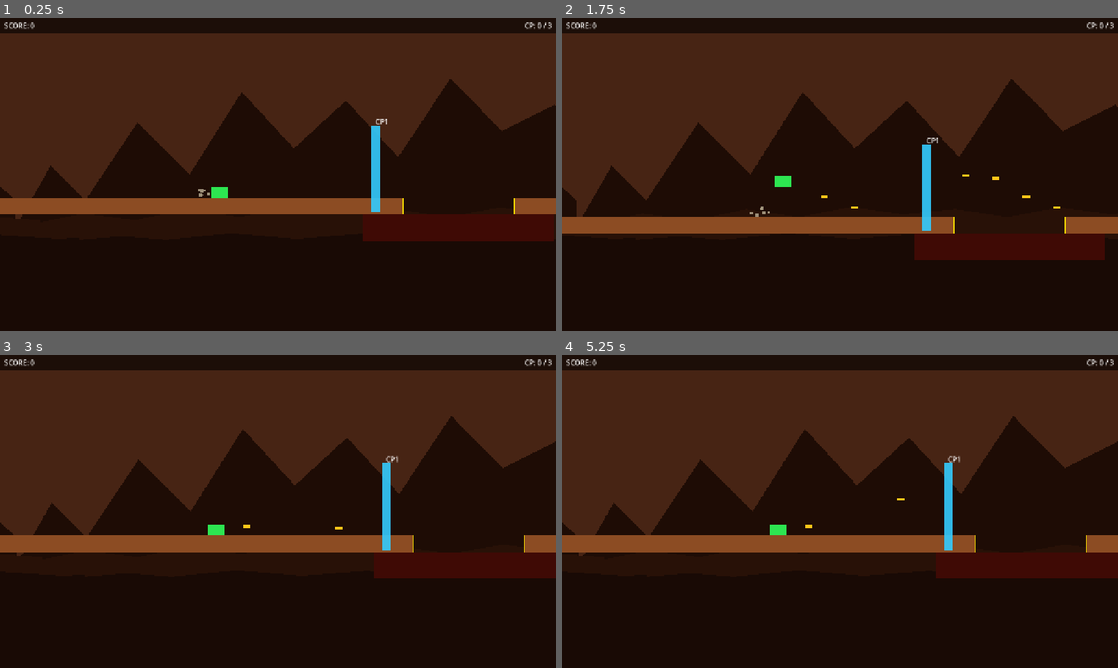
Above: before the commit, frames 1-4 (two rows, left to right).
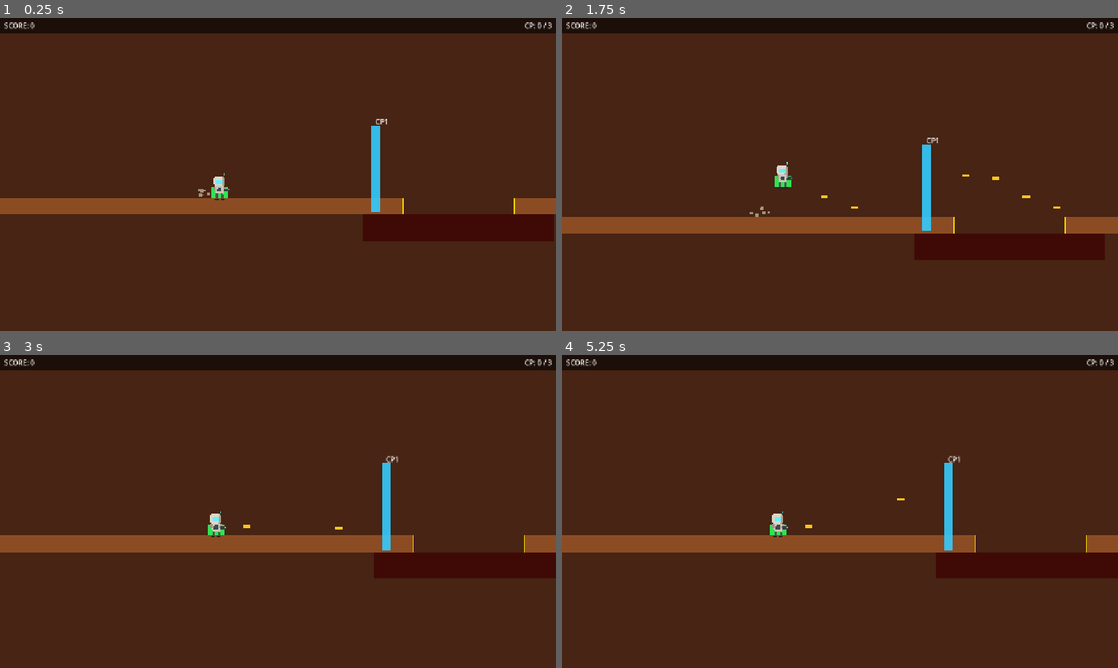
Above: after the commit, the same moments.

Repository: NGKsSystems/NGKs_Crater_Wardens-
Game: Godot game, scene res://scenes/level/test_lane.tscn
The game is run twice, just before and just after one commit, with the same random seed, the same clock (stepped at 60 frames per second) and the same inputs.
Inputs:
- Up to frame 1 (0.25 s): no input
- Up to frame 2 (1.75 s): tap Enter at 0.5 s; hold Z (fire_forward) from 0.53 s (still down); tap R at 0.6, 1.35 s; tap Space (jump) at 0.77, 1.52 s
- Up to frame 3 (3 s): release Z (fire_forward) at 2.03 s; tap R at 2.1, 2.85 s; hold Z (fire_forward) from 2.78 s (still down)
- Up to frame 4 (5.25 s): tap Space (jump) at 3.02, 3.77, 4.52 s; tap R at 3.6, 4.35, 5.1 s; release Z (fire_forward) at 4.28 s; hold Z (fire_forward) from 5.03 s (still down)

The runs differ from the first frame. In frame 1, 54% of the frame differs, in the area x 0-100%, y 19-100%; in frame 2, 54%; in frame 3, 54%; in frame 4, 54%.

Commit message:
Phase 12: Visual identity implementation — Maxwell, MarsBackground, rover/level integration

Diff:
--- /dev/null
+++ b/_proof/phase12_visual_identity_implementation_20260324_110000/00_run_manifest.json
@@ -0,0 +1,8 @@
+{
+  "phase": "12",
+  "name": "visual_identity_implementation",
+  "date": "2026-03-24",
+  "objective": "Implement Maxwell visual scene, MarsBackground scene, integrate into rover and all 3 levels",
+  "scope": "visual-only",
+  "docs_read": ["docs/V1_scope_lock.md","docs/build_plan.md","docs/control_scheme.md","docs/performance_budget.md","docs/test_checklist.md","README.md"]
+}
--- /dev/null
+++ b/scenes/environment/MarsBackground.tscn
@@ -0,0 +1,216 @@
+[gd_scene load_steps=2 format=3]
+
+[ext_resource type="Script" path="res://scripts/environment/mars_background.gd" id="1"]
+
+[node name="MarsBackground" type="ParallaxBackground"]
+script = ExtResource("1")
+scroll_base_scale = Vector2(1, 1)
+
+[node name="SkyLayer" type="ParallaxLayer" parent="."]
+motion_scale = Vector2(0.02, 0.0)
+
+[node name="SkyRect" type="ColorRect" parent="SkyLayer"]
+offset_left = -8000.0
+offset_top = -2000.0
+offset_right = 8000.0
+offset_bottom = 2000.0
+color = Color(0.76, 0.41, 0.23, 1)
+
+[node name="UpperHaze" type="Polygon2D" parent="SkyLayer"]
+color = Color(0.86, 0.56, 0.33, 0.38)
+polygon = PackedVector2Array(-8000, -900, 8000, -900, 8000, -320, -8000, -520)
+
+[node name="DustBand" type="Polygon2D" parent="SkyLayer"]
+color = Color(0.57, 0.22, 0.14, 0.24)
+polygon = PackedVector2Array(-8000, -80, 8000, -120, 8000, 160, -8000, 110)
+
+[node name="SunGlow" type="Polygon2D" parent="SkyLayer"]
+position = Vector2(2500, -250)
+color = Color(1, 0.74, 0.42, 0.22)
+polygon = PackedVector2Array(-180, 0, -120, -120, 0, -180, 120, -120, 180, 0, 120, 120, 0, 180, -120, 120)
+
+[node name="FarMountains" type="ParallaxLayer" parent="."]
+motion_scale = Vector2(0.08, 0.0)
+
+[node name="FarMountainRangeA" type="Polygon2D" parent="FarMountains"]
+color = Color(0.39, 0.16, 0.13, 1)
+polygon = PackedVector2Array(
+-8000, 320,
+-7600, 250,
+-7200, 300,
+-6800, 210,
+-6400, 330,
+-6000, 250,
+-5600, 280,
+-5200, 190,
+-4800, 340,
+-4400, 270,
+-4000, 315,
+-3600, 200,
+-3200, 300,
+-2800, 240,
+-2400, 350,
+-2000, 230,
+-1600, 285,
+-1200, 200,
+-800, 300,
+-400, 255,
+0, 335,
+400, 230,
+800, 315,
+1200, 215,
+1600, 340,
+2000, 245,
+2400, 300,
+2800, 225,
+3200, 335,
+3600, 255,
+4000, 310,
+4400, 200,
+4800, 320,
+5200, 240,
+5600, 300,
+6000, 220,
+6400, 350,
+6800, 245,
+7200, 305,
+7600, 215,
+8000, 340,
+8000, 900,
+-8000, 900
+)
+
+[node name="FarMountainRangeB" type="Polygon2D" parent="FarMountains"]
+position = Vector2(0, 70)
+color = Color(0.48, 0.22, 0.17, 0.78)
+polygon = PackedVector2Array(
+-8000, 320,
+-7500, 290,
+-7000, 350,
+-6500, 270,
+-6000, 360,
+-5500, 280,
+-5000, 340,
+-4500, 260,
+-4000, 355,
+-3500, 280,
+-3000, 335,
+-2500, 260,
+-2000, 350,
+-1500, 285,
+-1000, 340,
+-500, 270,
+0, 360,
+500, 290,
+1000, 345,
+1500, 265,
+2000, 350,
+2500, 275,
+3000, 335,
+3500, 285,
+4000, 355,
+4500, 270,
+5000, 340,
+5500, 280,
+6000, 360,
+6500, 285,
+7000, 345,
+7500, 270,
+8000, 350,
+8000, 900,
+-8000, 900
+)
+
+[node name="MidRocks" type="ParallaxLayer" parent="."]
+motion_scale = Vector2(0.18, 0.0)
+
+[node name="MidRockA" type="Polygon2D" parent="MidRocks"]
+position = Vector2(600, 455)
+color = Color(0.29, 0.16, 0.13, 1)
+polygon = PackedVector2Array(-180, 85, -150, 10, -110, -35, -35, -70, 25, -80, 95, -50, 145, 5, 185, 80)
+
+[node name="MidRockB" type="Polygon2D" parent="MidRocks"]
+position = Vector2(1850, 470)
+color = Color(0.35, 0.19, 0.15, 1)
+polygon = PackedVector2Array(-160, 70, -110, 5, -70, -30, 0, -62, 80, -45, 125, 0, 160, 70)
+
+[node name="MidRockC" type="Polygon2D" parent="MidRocks"]
+position = Vector2(3300, 465)
+color = Color(0.26, 0.15, 0.12, 1)
+polygon = PackedVector2Array(-220, 90, -180, 20, -135, -20, -55, -65, 25, -85, 120, -35, 170, 10, 220, 90)
+
+[node name="MidRockD" type="Polygon2D" parent="MidRocks"]
+position = Vector2(5100, 475)
+color = Color(0.33, 0.18, 0.14, 1)
+polygon = PackedVector2Array(-150, 65, -95, 5, -45, -25, 25, -50, 85, -28, 130, 10, 160, 65)
+
+[node name="Structures" type="ParallaxLayer" parent="."]
+motion_scale = Vector2(0.28, 0.0)
+
+[node name="TowerA" type="Polygon2D" parent="Structures"]
+position = Vector2(1100, 430)
+color = Color(0.15, 0.13, 0.13, 0.95)
+polygon = PackedVector2Array(-14, 130, -14, -40, 14, -40, 14, 130)
+
+[node name="TowerAArm" type="Polygon2D" parent="Structures"]
+position = Vector2(1100, 360)
+color = Color(0.19, 0.17, 0.17, 0.95)
+polygon = PackedVector2Array(-8, -6, 54, -6, 54, 6, -8, 6)
+
+[node name="TowerADish" type="Polygon2D" parent="Structures"]
+position = Vector2(1158, 358)
+color = Color(0.28, 0.85, 0.92, 0.65)
+polygon = PackedVector2Array(-10, -8, 10, -8, 16, 0, 10, 8, -10, 8, -16, 0)
+
+[node name="TowerB" type="Polygon2D" parent="Structures"]
+position = Vector2(2900, 445)
+color = Color(0.12, 0.11, 0.11, 0.92)
+polygon = PackedVector2Array(-18, 115, -18, -60, 18, -60, 18, 115)
+
+[node name="TowerBTop" type="Polygon2D" parent="Structures"]
+position = Vector2(2900, 382)
+color = Color(0.22, 0.2, 0.2, 0.92)
+polygon = PackedVector2Array(-26, -8, 26, -8, 30, 8, -30, 8)
+
+[node name="PipeRun" type="Polygon2D" parent="Structures"]
+position = Vector2(4100, 520)
+color = Color(0.14, 0.13, 0.13, 0.95)
+polygon = PackedVector2Array(-320, -10, 320, -10, 320, 10, -320, 10)
+
+[node name="PipeSupportA" type="Polygon2D" parent="Structures"]
+position = Vector2(3920, 500)
+color = Color(0.18, 0.17, 0.17, 0.95)
+polygon = PackedVector2Array(-8, -40, 8, -40, 8, 20, -8, 20)
+
+[node name="PipeSupportB" type="Polygon2D" parent="Structures"]
+position = Vector2(4280, 500)
+color = Color(0.18, 0.17, 0.17, 0.95)
+polygon = PackedVector2Array(-8, -40, 8, -40, 8, 20, -8, 20)
+
+[node name="NearDust" type="ParallaxLayer" parent="."]
+motion_scale = Vector2(0.42, 0.0)
+
+[node name="ForegroundRidgeA" type="Polygon2D" parent="NearDust"]
+position = Vector2(700, 585)
+color = Color(0.23, 0.11, 0.1, 0.92)
+polygon = PackedVector2Array(-420, 60, -350, 20, -260, 5, -180, -20, -80, -10, 0, -40, 90, -10, 190, 10, 280, 0, 360, 20, 430, 60)
+
+[node name="ForegroundRidgeB" type="Polygon2D" parent="NearDust"]
+position = Vector2(2500, 600)
+color = Color(0.19, 0.1, 0.09, 0.95)
+polygon = PackedVector2Array(-500, 70, -390, 10, -280, -10, -170, 15, -50, -25, 60, -5, 150, -35, 260, -10, 360, 0, 440, 22, 520, 70)
+
+[node name="ForegroundRidgeC" type="Polygon2D" parent="NearDust"]
+position = Vector2(4450, 590)
+color = Color(0.24, 0.12, 0.1, 0.94)
+polygon = PackedVector2Array(-460, 65, -340, 10, -230, -8, -110, -20, 10, 0, 100, -30, 220, -8, 330, 12, 430, 25, 490, 65)
+
+[node name="DustStreakA" type="Polygon2D" parent="NearDust"]
+position = Vector2(1400, 560)
+color = Color(0.72, 0.34, 0.21, 0.18)
+polygon = PackedVector2Array(-180, -10, 180, -18, 180, 10, -180, 18)
+
+[node name="DustStreakB" type="Polygon2D" parent="NearDust"]
+position = Vector2(3600, 548)
+color = Color(0.82, 0.42, 0.23, 0.14)
+polygon = PackedVector2Array(-220, -8, 220, -16, 220, 12, -220, 18)
--- a/scenes/level/test_lane.tscn
+++ b/scenes/level/test_lane.tscn
@@ -30,7 +30,7 @@
 [ext_resource type="Script"      path="res://scripts/level/stage_controller.gd"   id="9"]
 [ext_resource type="PackedScene" path="res://scenes/level/checkpoint_marker.tscn" id="10"]
 [ext_resource type="PackedScene" path="res://scenes/ui/hud.tscn"                   id="11"]
-[ext_resource type="PackedScene" path="res://scenes/environment/mars_background.tscn" id="12"]
+[ext_resource type="PackedScene" path="res://scenes/environment/MarsBackground.tscn" id="12"]
 
 [sub_resource type="RectangleShape2D" id="ShapeGL"]
 size = Vector2(960, 40)
@@ -55,6 +55,7 @@
 
 [node name="HUD" parent="." instance=ExtResource("11")]
 [node name="MarsBackground" parent="." instance=ExtResource("12")]
+camera_path = NodePath("../Rover/Camera2D")
 
 [node name="SkyLayer" type="CanvasLayer" parent="."]
 layer = -10
--- a/scenes/level/test_lane_2.tscn
+++ b/scenes/level/test_lane_2.tscn
@@ -31,7 +31,7 @@
 [ext_resource type="Script"      path="res://scripts/level/stage_controller.gd"   id="8"]
 [ext_resource type="PackedScene" path="res://scenes/level/checkpoint_marker.tscn"  id="9"]
 [ext_resource type="PackedScene" path="res://scenes/ui/hud.tscn"                   id="10"]
-[ext_resource type="PackedScene" path="res://scenes/environment/mars_background.tscn" id="11"]
+[ext_resource type="PackedScene" path="res://scenes/environment/MarsBackground.tscn" id="11"]
 
 [sub_resource type="RectangleShape2D" id="ShapeG2L"]
 size = Vector2(2300, 40)
@@ -53,6 +53,7 @@
 
 [node name="HUD" parent="." instance=ExtResource("10")]
 [node name="MarsBackground" parent="." instance=ExtResource("11")]
+camera_path = NodePath("../Rover/Camera2D")
 
 [node name="SkyLayer" type="CanvasLayer" parent="."]
 layer = -10
--- a/scenes/level/test_lane_3.tscn
+++ b/scenes/level/test_lane_3.tscn
@@ -31,7 +31,7 @@
 [ext_resource type="Script"      path="res://scripts/level/stage_controller.gd"   id="8"]
 [ext_resource type="PackedScene" path="res://scenes/level/checkpoint_marker.tscn"  id="9"]
 [ext_resource type="PackedScene" path="res://scenes/ui/hud.tscn"                   id="10"]
-[ext_resource type="PackedScene" path="res://scenes/environment/mars_background.tscn" id="11"]
+[ext_resource type="PackedScene" path="res://scenes/environment/MarsBackground.tscn" id="11"]
 
 [sub_resource type="RectangleShape2D" id="ShapeG3L"]
 size = Vector2(2800, 40)
@@ -53,6 +53,7 @@
 
 [node name="HUD" parent="." instance=ExtResource("10")]
 [node name="MarsBackground" parent="." instance=ExtResource("11")]
+camera_path = NodePath("../Rover/Camera2D")
 
 [node name="SkyLayer" type="CanvasLayer" parent="."]
 layer = -10
--- /dev/null
+++ b/scenes/player/Maxwell.tscn
@@ -0,0 +1,86 @@
+[gd_scene load_steps=3 format=3]
+
+[ext_resource type="Script" path="res://scripts/player/maxwell_visual.gd" id="1"]
+
+[sub_resource type="RectangleShape2D" id="1"]
+size = Vector2(30, 44)
+
+[node name="Maxwell" type="Node2D"]
+script = ExtResource("1")
+
+[node name="BodyAnchor" type="Node2D" parent="."]
+position = Vector2(0, -18)
+
+[node name="Helmet" type="Polygon2D" parent="BodyAnchor"]
+color = Color(0.88, 0.84, 0.78, 1)
+polygon = PackedVector2Array(-16, -18, 10, -18, 16, -10, 16, 6, 12, 12, -14, 12, -18, 4, -18, -10)
+
+[node name="Visor" type="Polygon2D" parent="BodyAnchor/Helmet"]
+color = Color(0.35, 0.95, 1, 1)
+polygon = PackedVector2Array(-10, -8, 8, -8, 10, -3, 10, 2, 8, 5, -10, 5, -12, 1, -12, -4)
+
+[node name="HelmetShadow" type="Polygon2D" parent="BodyAnchor/Helmet"]
+color = Color(0.68, 0.62, 0.56, 1)
+polygon = PackedVector2Array(8, -16, 16, -10, 16, 6, 12, 12, 4, 12, 8, 6, 10, 0, 10, -8)
+
+[node name="Body" type="Polygon2D" parent="BodyAnchor"]
+position = Vector2(0, 21)
+color = Color(0.8, 0.77, 0.72, 1)
+polygon = PackedVector2Array(-13, -10, 11, -10, 14, -2, 12, 13, -10, 13, -14, 4)
+
+[node name="ChestPanel" type="Polygon2D" parent="BodyAnchor/Body"]
+color = Color(0.24, 0.28, 0.31, 1)
+polygon = PackedVector2Array(-6, -5, 4, -5, 6, 0, 4, 7, -6, 7, -8, 1)
+
+[node name="ArmL" type="Polygon2D" parent="BodyAnchor"]
+position = Vector2(-15, 18)
+color = Color(0.62, 0.58, 0.54, 1)
+polygon = PackedVector2Array(-4, -6, 2, -6, 4, 6, -2, 8)
+
+[node name="ArmR" type="Polygon2D" parent="BodyAnchor"]
+position = Vector2(14, 18)
+color = Color(0.62, 0.58, 0.54, 1)
+polygon = PackedVector2Array(-2, -6, 4, -6, 2, 8, -4, 6)
+
+[node name="Blaster" type="Polygon2D" parent="BodyAnchor"]
+position = Vector2(18, 22)
+color = Color(0.22, 0.24, 0.27, 1)
+polygon = PackedVector2Array(-4, -4, 10, -4, 14, -1, 14, 2, 10, 5, -4, 5, -6, 1)
+
+[node name="BlasterGlow" type="Polygon2D" parent="BodyAnchor/Blaster"]
+color = Color(0.35, 0.95, 1, 0.9)
+polygon = PackedVector2Array(8, -1, 12, -1, 12, 2, 8, 2)
+
+[node name="LegL" type="Polygon2D" parent="BodyAnchor"]
+position = Vector2(-7, 40)
+color = Color(0.34, 0.31, 0.29, 1)
+polygon = PackedVector2Array(-5, -6, 1, -6, 3, 10, -3, 10)
+
+[node name="LegR" type="Polygon2D" parent="BodyAnchor"]
+position = Vector2(7, 40)
+color = Color(0.34, 0.31, 0.29, 1)
+polygon = PackedVector2Array(-3, -6, 3, -6, 5, 10, -1, 10)
+
+[node name="BootL" type="Polygon2D" parent="BodyAnchor"]
+position = Vector2(-8, 51)
+color = Color(0.16, 0.15, 0.15, 1)
+polygon = PackedVector2Array(-6, -2, 4, -2, 6, 2, -6, 2)
+
+[node name="BootR" type="Polygon2D" parent="BodyAnchor"]
+position = Vector2(8, 51)
+color = Color(0.16, 0.15, 0.15, 1)
+polygon = PackedVector2Array(-6, -2, 6, -2, 6, 2, -4, 2)
+
+[node name="Antenna" type="Line2D" parent="BodyAnchor/Helmet"]
+width = 2.0
+default_color = Color(0.62, 0.58, 0.54, 1)
+points = PackedVector2Array(10, -16, 14, -24)
+
+[node name="AntennaTip" type="Polygon2D" parent="BodyAnchor/Helmet"]
+color = Color(0.35, 0.95, 1, 1)
+polygon = PackedVector2Array(12, -27, 16, -27, 16, -23, 12, -23)
+
+[node name="HitboxGuide" type="CollisionShape2D" parent="."]
+visible = false
+shape = SubResource("1")
+position = Vector2(0, 6)
--- a/scenes/player/rover.tscn
+++ b/scenes/player/rover.tscn
@@ -1,9 +1,10 @@
 ; Rover scene — NGKs Crater Wardens V1 (Godot 4)
 
-[gd_scene load_steps=4 format=3 uid="uid://rover"]
+[gd_scene load_steps=5 format=3 uid="uid://rover"]
 
-[ext_resource type="Script" path="res://scripts/player/rover_controller.gd" id="1"]
-[ext_resource type="Script" path="res://scripts/player/rover_weapon.gd" id="2"]
+[ext_resource type="Script"      path="res://scripts/player/rover_controller.gd" id="1"]
+[ext_resource type="Script"      path="res://scripts/player/rover_weapon.gd"       id="2"]
+[ext_resource type="PackedScene" path="res://scenes/player/Maxwell.tscn"            id="3"]
 
 [sub_resource type="RectangleShape2D" id="1"]
 size = Vector2(40, 24)
@@ -17,6 +18,10 @@
 [node name="Body" type="Polygon2D" parent="."]
 polygon = PackedVector2Array(-20, -12, 20, -12, 20, 12, -20, 12)
 color = Color(0.18, 0.9, 0.32, 1)
+
+[node name="MaxwellVisual" parent="." instance=ExtResource("3")]
+position = Vector2(0, -10)
+scale = Vector2(0.75, 0.75)
 
 [node name="Camera2D" type="Camera2D" parent="."]
 offset = Vector2(160, -40)
--- /dev/null
+++ b/scripts/enviroment/mars_background.gd
@@ -0,0 +1,26 @@
+extends ParallaxBackground
+
+@export var camera_path: NodePath
+@export var lock_vertical_scroll: bool = true
+@export var vertical_anchor: float = 0.0
+@export var subtle_drift_speed: float = 2.0
+
+var _camera: Camera2D
+var _base_offset_x: float = 0.0
+
+func _ready() -> void:
+	if camera_path != NodePath():
+		_camera = get_node_or_null(camera_path) as Camera2D
+
+func _process(delta: float) -> void:
+	if _camera != null:
+		scroll_offset.x = _camera.global_position.x
+		if lock_vertical_scroll:
+			scroll_offset.y = vertical_anchor
+		else:
+			scroll_offset.y = _camera.global_position.y * 0.05
+	else:
+		_base_offset_x += subtle_drift_speed * delta
+		scroll_offset.x = _base_offset_x
+		if lock_vertical_scroll:
+			scroll_offset.y = vertical_anchor
--- /dev/null
+++ b/scripts/environment/mars_background.gd
@@ -0,0 +1,26 @@
+extends ParallaxBackground
+
+@export var camera_path: NodePath
+@export var lock_vertical_scroll: bool = true
+@export var vertical_anchor: float = 0.0
+@export var subtle_drift_speed: float = 2.0
+
+var _camera: Camera2D
+var _base_offset_x: float = 0.0
+
+func _ready() -> void:
+	if camera_path != NodePath():
+		_camera = get_node_or_null(camera_path) as Camera2D
+
+func _process(delta: float) -> void:
+	if _camera != null:
+		scroll_offset.x = _camera.global_position.x
+		if lock_vertical_scroll:
+			scroll_offset.y = vertical_anchor
+		else:
+			scroll_offset.y = _camera.global_position.y * 0.05
+	else:
+		_base_offset_x += subtle_drift_speed * delta
+		scroll_offset.x = _base_offset_x
+		if lock_vertical_scroll:
+			scroll_offset.y = vertical_anchor
--- /dev/null
+++ b/scripts/player/maxwell_visual.gd
@@ -0,0 +1,35 @@
+extends Node2D
+
+@export var bob_amount: float = 1.5
+@export var bob_speed: float = 6.0
+@export var visor_pulse_speed: float = 2.4
+@export var visor_min_alpha: float = 0.72
+@export var visor_max_alpha: float = 1.0
+
+@onready var _body_anchor: Node2D = $BodyAnchor
+@onready var _visor: Polygon2D = $BodyAnchor/Helmet/Visor
+@onready var _blaster_glow: Polygon2D = $BodyAnchor/Blaster/BlasterGlow
+@onready var _arm_l: Polygon2D = $BodyAnchor/ArmL
+@onready var _arm_r: Polygon2D = $BodyAnchor/ArmR
+
+var _t: float = 0.0
+var _base_y: float = 0.0
+
+func _ready() -> void:
+	_base_y = _body_anchor.position.y
+
+func _process(delta: float) -> void:
+	_t += delta
+	_body_anchor.position.y = _base_y + sin(_t * bob_speed) * bob_amount
+
+	var pulse := remap(sin(_t * visor_pulse_speed), -1.0, 1.0, visor_min_alpha, visor_max_alpha)
+	var visor_color := _visor.color
+	visor_color.a = pulse
+	_visor.color = visor_color
+
+	var glow_color := _blaster_glow.color
+	glow_color.a = pulse * 0.9
+	_blaster_glow.color = glow_color
+
+	_arm_l.rotation = deg_to_rad(-4.0 + sin(_t * 5.0) * 2.0)
+	_arm_r.rotation = deg_to_rad(4.0 - sin(_t * 5.0) * 2.0)
Not shown, added: _proof/phase12_visual_identity_implementation_20260324_110000/00_env.txt
Not shown, added: _proof/phase12_visual_identity_implementation_20260324_110000/10_docs_read.txt
Not shown, added: _proof/phase12_visual_identity_implementation_20260324_110000/20_files_created_modified.txt
Not shown, added: _proof/phase12_visual_identity_implementation_20260324_110000/30_validation.txt
Not shown, added: _proof/phase12_visual_identity_implementation_20260324_110000/40_summary.txt
Not shown, added: _proof/phase12_visual_identity_implementation_20260324_110000/proof_phase12.zip
